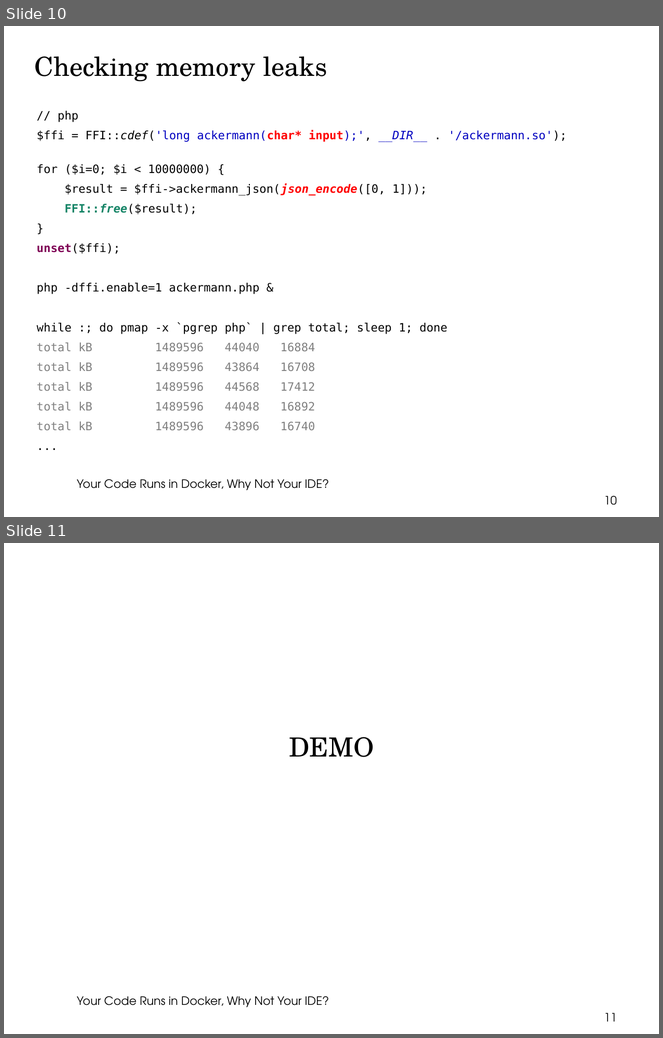
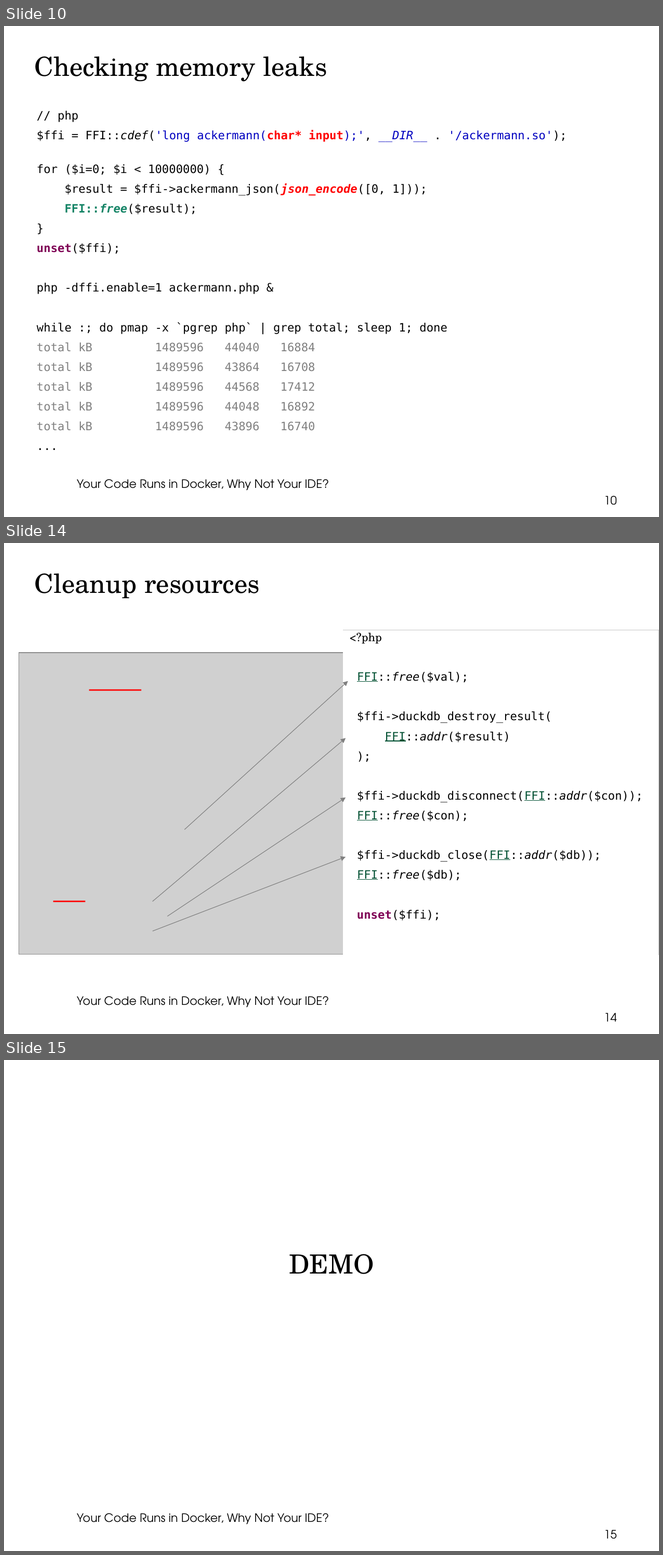
Before and after one commit to thbley/php-go-integration, a slide deck: getting_started_with_php_ffi.odp. Shown one above the other, each under a label of ours: slides 10 and 11 before the commit, slides 10, 14 and 15 after it; the slides between them are not shown. The pictures are 663x1038 and 663x1555 pixels, drawn with LibreOffice and Linux fonts; fonts in the diff are those of the drawing; grey boxes stand for pictures; background and template pictures are left out. Boxes give left, top, right and bottom in pixels: in the first picture for what was removed or moved away, otherwise in the second. Text is boxed around its words. In the diff, an @@ line names an element or a change of style, - is before the commit and + after.

```diff
--- a/getting_started_with_php_ffi.odp
+++ b/getting_started_with_php_ffi.odp
@@ slide 14 added at box(4, 543, 659, 1034), background picture (left out); not listed: 1 template element that a slide beside it also shows @@
@@ title added at box(34, 573, 260, 599), 32 pt, text #000000 @@
+Cleanup resources
@@ text added at box(344, 630, 659, 961), fill #FFFFFF, 14 pt, text #000000 @@
+<?php
+FFI::free($val);
+$ffi->duckdb_destroy_result(
+FFI::addr($result)
+);
+$ffi->duckdb_disconnect(FFI::addr($con));
+FFI::free($con);
+$ffi->duckdb_close(FFI::addr($db));
+FFI::free($db);
+unset($ffi);
@@ picture added at box(19, 653, 414, 955) @@
@@ arrow added from (185, 830) to (348, 681), #808080 0.71 pt @@
@@ line added from (89, 691) to (141, 691), #FF0000 1.7 pt @@
@@ arrow added from (153, 901) to (346, 738), #808080 0.71 pt @@
@@ arrow added from (167, 916) to (346, 797), #808080 0.71 pt @@
@@ arrow added from (153, 931) to (346, 857), #808080 0.71 pt @@
@@ line added from (53, 901) to (86, 901), #FF0000 1.7 pt @@
@@ page number added at box(604, 1013, 617, 1022), 14 pt, text #000000 @@
+14
@@ what was slide 11 is now slide 15 @@
@@ page number at box(604, 1530, 617, 1539): text changed @@
-11
+15
```
Also in this commit, not shown: 3 slides changed, 3 other slides added, 1 other file.
